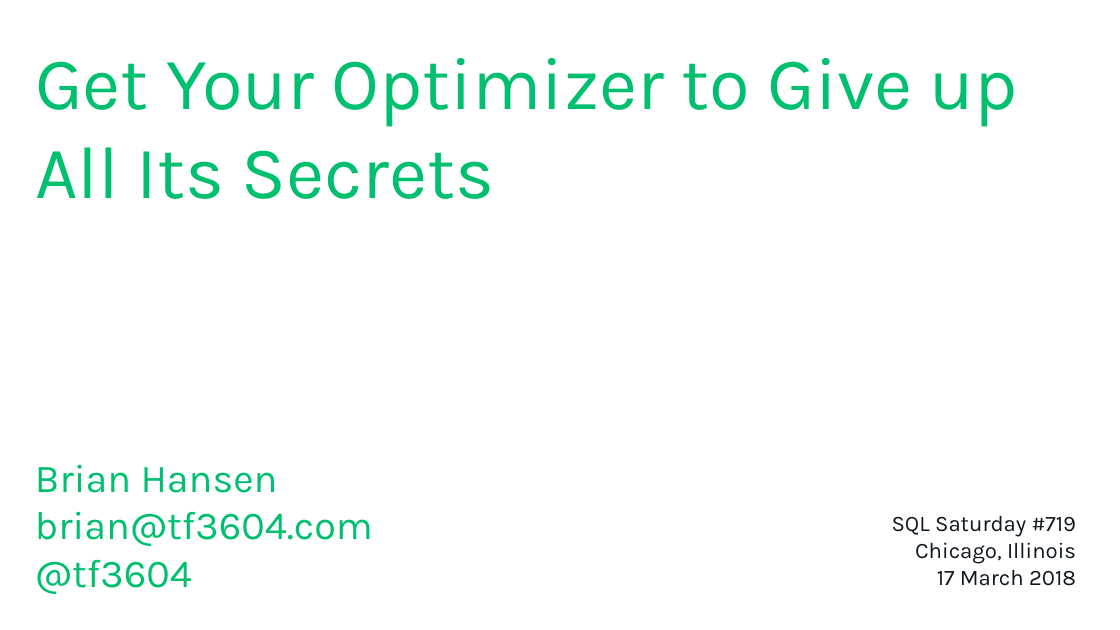
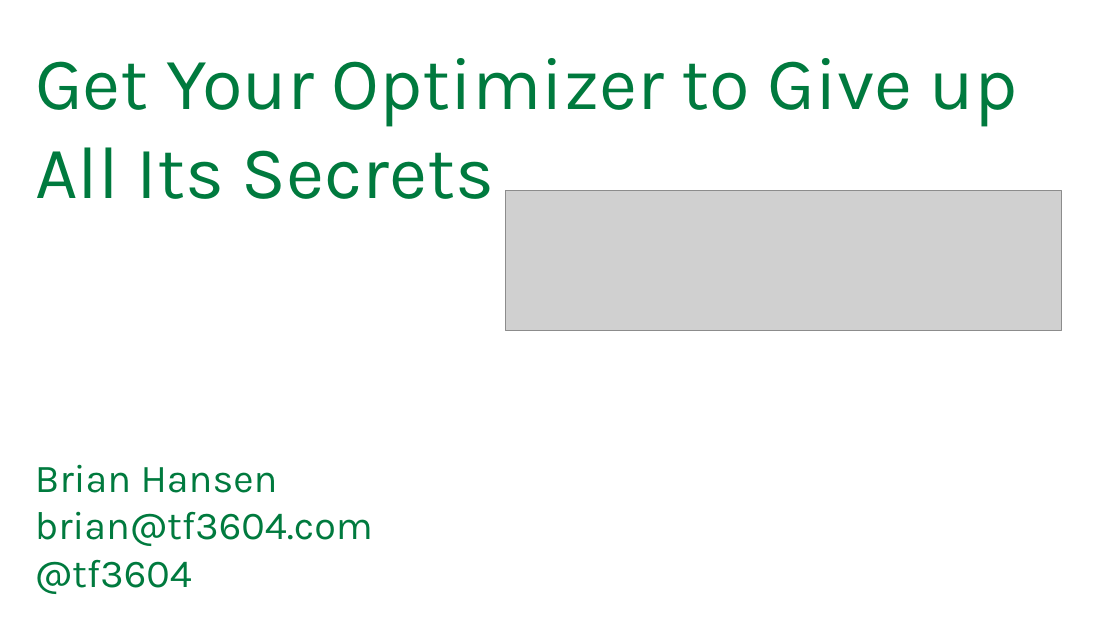
Before and after one commit to tf3604/OptimizerPresentation, a slide deck: slide 1 of Optimizer.pptx. Drawn at 1120x630 pixels with LibreOffice and Linux fonts; fonts in the diff are those of the drawing; grey boxes stand for pictures; background and template pictures are left out. Boxes give left, top, right and bottom in pixels: in the first picture for what was removed or moved away, otherwise in the second. Text is boxed around its words. In the diff, an @@ line names an element or a change of style, - is before the commit and + after.

```diff
--- a/Optimizer.pptx
+++ b/Optimizer.pptx
@@ text "Get Your Optimizer to Give ..." at [35, 58, 1018, 199]: text colour #00BF6F to #007A3E @@
@@ picture added at [506, 191, 1061, 331] @@
@@ title "Brian Hansen brian@tf3604.com @tf3604" at [35, 464, 373, 594]: text colour #00BF6F to #007A3E @@
@@ text removed at [892, 516, 1077, 586] @@
-SQL Saturday #719
-Chicago, Illinois
-17 March 2018
```
Also in this commit, not shown: 51 other slides changed, 1 slide added.
